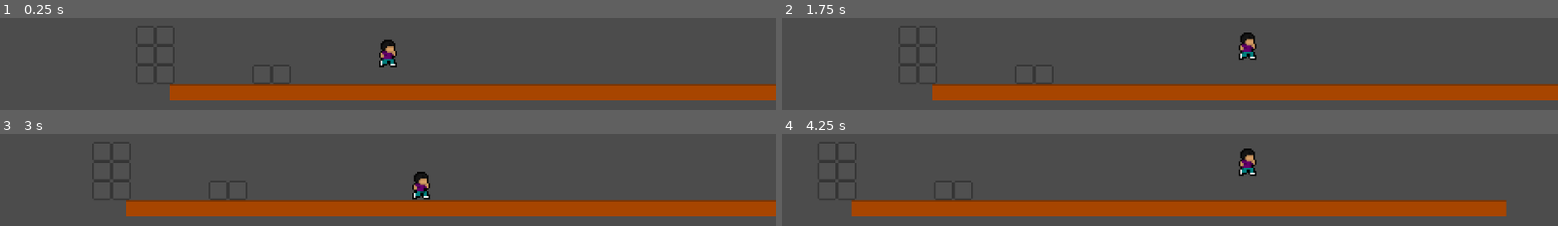
Above: before the commit, frames 1-4 (two rows, left to right).
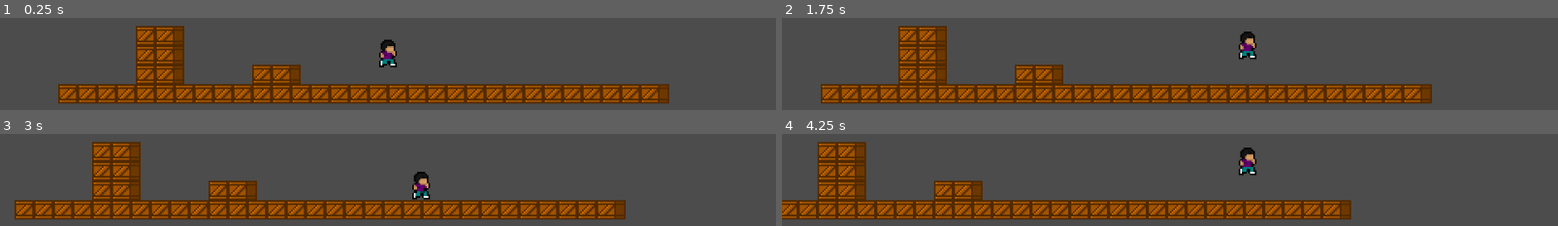
Above: after the commit, the same moments.

Repository: Guilherme-Calland/superMegaDorito
Game: Godot game, scene res://scenes/level/TestLevel.tscn
Same seed, same stepped clock (60 frames per second), same inputs: the game is played once before the commit and once after it.
Inputs:
- Up to frame 1 (0.25 s): no input
- Up to frame 2 (1.75 s): hold Shift (grab) 0.53-1.28 s; hold D (right) from 0.53 s (still down); tap W (jump) at 0.77, 1.52 s; tap Shift (grab) at 1.35 s
- Up to frame 3 (3 s): release D (right) at 2.03 s; hold A (left) 2.03-2.78 s; hold Shift (grab) 2.03-2.78 s; hold D (right) from 2.78 s (still down); tap Shift (grab) at 2.85 s
- Up to frame 4 (4.25 s): keep holding D (right); tap W (jump) at 3.02, 3.77 s; hold Shift (grab) from 3.53 s (still down)

The runs differ from the first frame. In frame 1, 21% of the frame differs, in the area x 7-100%, y 8-93%; in frame 2, 22%; in frame 3, 22%, in the area x 1-100%, y 8-93%; in frame 4, 21%.

Commit message:
wood box tile

Diff:
--- a/scenes/level/TestLevel.tscn
+++ b/scenes/level/TestLevel.tscn
@@ -17,10 +17,8 @@
 format = 1
 tile_data = PoolIntArray( -131085, 0, 0, -131084, 0, 0, -65549, 0, 0, -65548, 0, 0, -13, 0, 0, -12, 0, 0, -7, 0, 0, -6, 0, 0 )
 
-[node name="WoodTiles" type="TileMap" parent="."]
-position = Vector2( 0, -1.959 )
+[node name="TileMap" type="TileMap" parent="."]
 tile_set = ExtResource( 1 )
-cell_size = Vector2( 27, 12 )
-collision_layer = 2
+cell_size = Vector2( 12, 12 )
 format = 1
-tile_data = PoolIntArray( 65531, 0, 0, 65532, 0, 0, 65533, 0, 0, 65534, 0, 0, 65535, 0, 0, 0, 0, 0, 1, 0, 0, 2, 0, 0, 3, 0, 0, 4, 0, 0, 5, 0, 0, 6, 0, 0, 7, 0, 0, 8, 0, 0, 9, 0, 0 )
+tile_data = PoolIntArray( -131085, 536870912, 0, -131084, 536870912, 0, -65549, 536870912, 0, -65548, 536870912, 0, -13, 536870912, 0, -12, 536870912, 0, -7, 536870912, 0, -6, 536870912, 0, 65519, 536870912, 0, 65520, 536870912, 0, 65521, 536870912, 0, 65522, 536870912, 0, 65523, 536870912, 0, 65524, 536870912, 0, 65525, 536870912, 0, 65526, 536870912, 0, 65527, 536870912, 0, 65528, 536870912, 0, 65529, 536870912, 0, 65530, 536870912, 0, 65531, 536870912, 0, 65532, 536870912, 0, 65533, 536870912, 0, 65534, 536870912, 0, 65535, 536870912, 0, 0, 536870912, 0, 1, 536870912, 0, 2, 536870912, 0, 3, 536870912, 0, 4, 536870912, 0, 5, 536870912, 0, 6, 536870912, 0, 7, 536870912, 0, 8, 536870912, 0, 9, 536870912, 0, 10, 536870912, 0, 11, 536870912, 0, 12, 536870912, 0, 13, 536870912, 0 )
--- a/scenes/tile/WoodTiles.tscn
+++ b/scenes/tile/WoodTiles.tscn
@@ -1,9 +1,9 @@
 [gd_scene load_steps=3 format=2]
 
-[ext_resource path="res://graphics/tile/wood_1.png" type="Texture" id=1]
+[ext_resource path="res://graphics/tile/wood/wood_box_1.png" type="Texture" id=1]
 
 [sub_resource type="RectangleShape2D" id=2]
-extents = Vector2( 14, 5 )
+extents = Vector2( 6, 6 )
 
 [node name="WoodTiles" type="Node2D"]
 
@@ -14,5 +14,6 @@
 [node name="StaticBody2D" type="StaticBody2D" parent="Wood1"]
 
 [node name="CollisionShape2D" type="CollisionShape2D" parent="Wood1/StaticBody2D"]
-position = Vector2( 0, 1 )
+position = Vector2( 3, 0 )
+scale = Vector2( 1.036, 1.021 )
 shape = SubResource( 2 )
--- a/tileSet/WoodTiles.tres
+++ b/tileSet/WoodTiles.tres
@@ -1,21 +1,21 @@
 [gd_resource type="TileSet" load_steps=3 format=2]
 
-[ext_resource path="res://graphics/tile/wood_1.png" type="Texture" id=1]
+[ext_resource path="res://graphics/tile/wood/wood_box_1.png" type="Texture" id=1]
 
 [sub_resource type="RectangleShape2D" id=2]
-extents = Vector2( 14, 5 )
+extents = Vector2( 6, 6 )
 
 [resource]
 0/name = "Wood1"
 0/texture = ExtResource( 1 )
 0/tex_offset = Vector2( 0, 0 )
 0/modulate = Color( 1, 1, 1, 1 )
-0/region = Rect2( 0, 0, 27, 12 )
+0/region = Rect2( 0, 0, 18, 12 )
 0/tile_mode = 0
-0/occluder_offset = Vector2( 13.5, 6 )
-0/navigation_offset = Vector2( 13.5, 6 )
-0/shape_offset = Vector2( 13.5, 7 )
-0/shape_transform = Transform2D( 1, 0, 0, 1, 13.5, 7 )
+0/occluder_offset = Vector2( 9, 6 )
+0/navigation_offset = Vector2( 9, 6 )
+0/shape_offset = Vector2( 12, 6 )
+0/shape_transform = Transform2D( 1.036, 0, 0, 1.021, 12, 6 )
 0/shape = SubResource( 2 )
 0/shape_one_way = false
 0/shape_one_way_margin = 1.0
@@ -24,6 +24,6 @@
 "one_way": false,
 "one_way_margin": 1.0,
 "shape": SubResource( 2 ),
-"shape_transform": Transform2D( 1, 0, 0, 1, 13.5, 7 )
+"shape_transform": Transform2D( 1.036, 0, 0, 1.021, 12, 6 )
 } ]
 0/z_index = 0
Binary file added: graphics/tile/wood/wood_box_1.png
Not shown, changed: graphics/tile/wood/wood_box_1.png.import
Binary file removed: graphics/tile/wood_1.png
